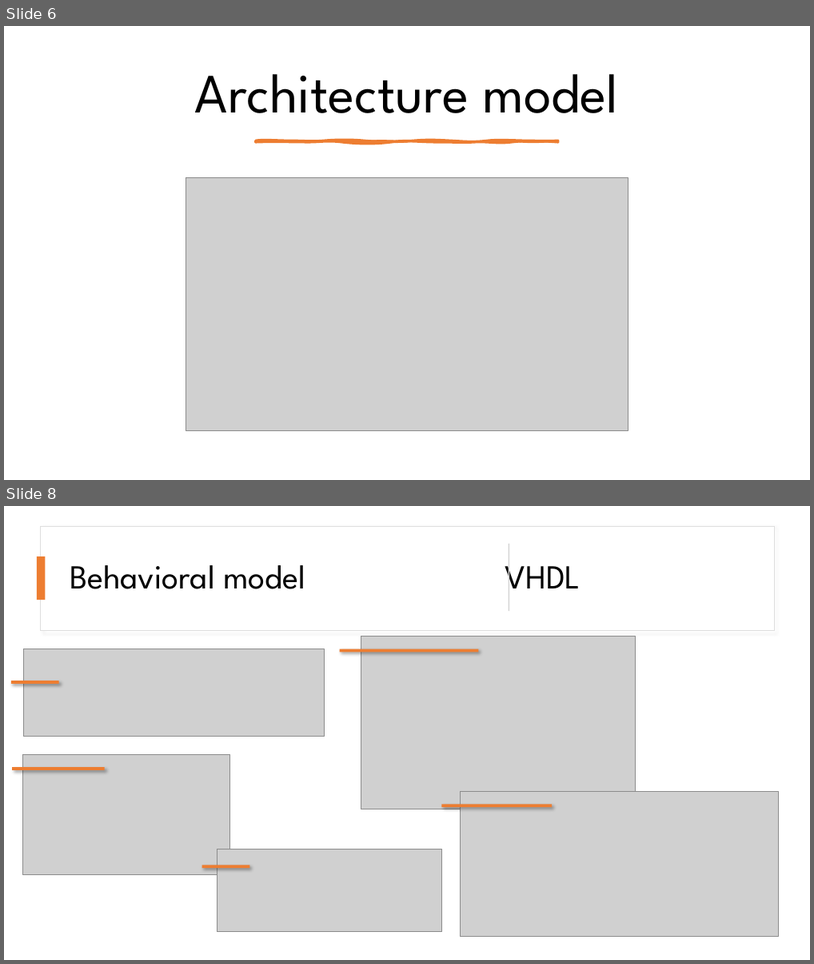
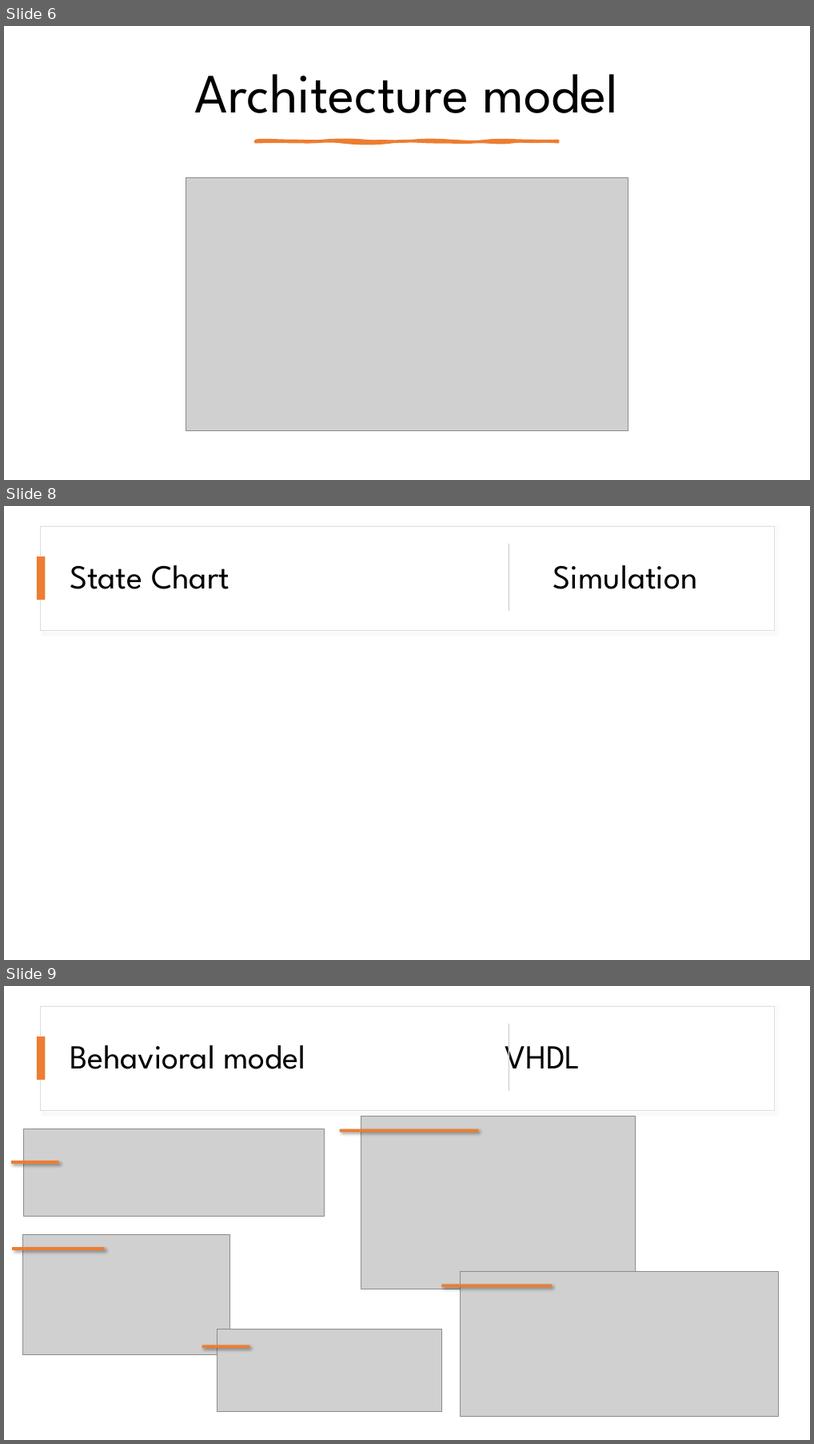
Before and after one commit to Embineer/Embineer, a slide deck: Autonomous traffic system presentation.pptx. Shown one above the other, each under a label of ours: slides 6 and 8 before the commit, slides 6, 8 and 9 after it; the slides between them are not shown. The pictures are 814x964 and 814x1444 pixels, drawn with LibreOffice and Linux fonts; fonts in the diff are those of the drawing; grey boxes stand for pictures. Boxes give left, top, right and bottom in pixels: in the first picture for what was removed or moved away, otherwise in the second. Text is boxed around its words. In the diff, an @@ line names an element or a change of style, - is before the commit and + after.

```diff
--- a/Autonomous traffic system presentation.pptx
+++ b/Autonomous traffic system presentation.pptx
@@ slide 8 added at [4, 506, 810, 960], background #FFFFFF @@
@@ rectangle added at [40, 526, 774, 630], fill #FFFFFF, outline #DEDEDE 1 pt @@
@@ rectangle added at [509, 544, 510, 612], fill #D5D5D5 @@
@@ rectangle added at [37, 557, 45, 600], fill #ED7D31 @@
@@ title added at [70, 565, 698, 589], 40 pt, text #000000 @@
+State Chart Simulation
@@ what was slide 8 is now slide 9 @@
```
Also in this commit, not shown: 2 slides changed, 2 other slides added.
